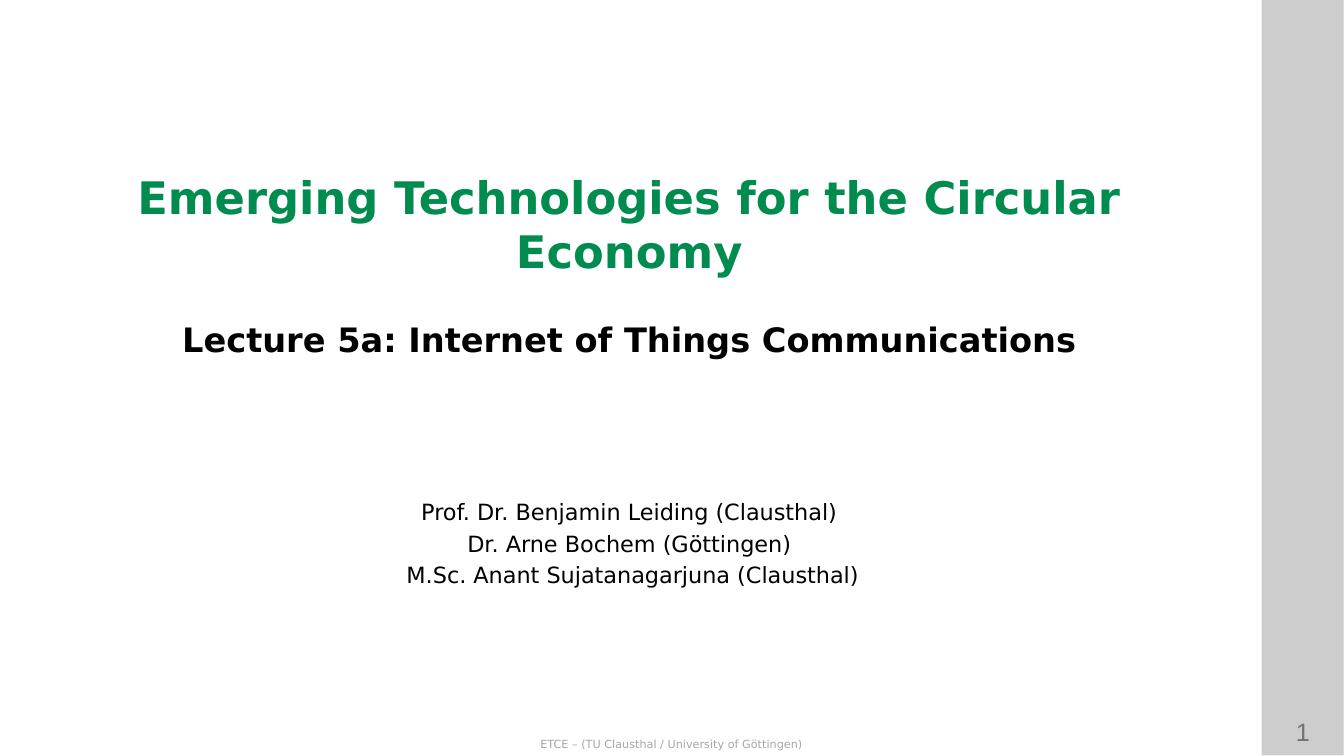
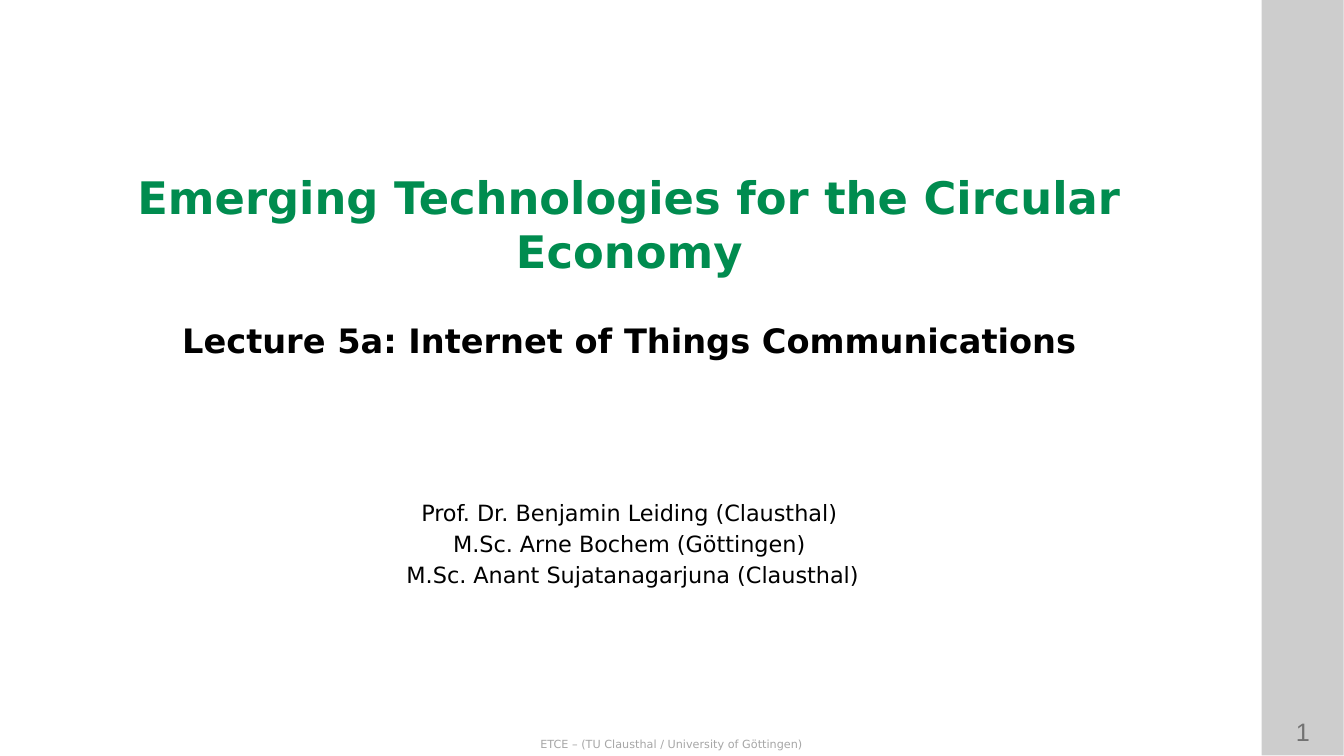
Before and after one commit to ETCE-LAB/teaching-material, a slide deck: slide 1 of Emerging-Technologies-for-the-Circular-Economy/ETCE-L05a-IoT-Communications.pptx. Drawn at 1344x756 pixels with LibreOffice and Linux fonts; fonts in the diff are those of the drawing; background and template pictures are left out. Boxes give left, top, right and bottom in pixels: in the first picture for what was removed or moved away, otherwise in the second. Text is boxed around its words. In the diff, an @@ line names an element or a change of style, - is before the commit and + after.

Commit message:
Removed Arne's PhD title for now :(

```diff
--- a/Emerging-Technologies-for-the-Circular-Economy/ETCE-L05a-IoT-Communications.pptx
+++ b/Emerging-Technologies-for-the-Circular-Economy/ETCE-L05a-IoT-Communications.pptx
@@ text at bbox=[453, 535, 805, 557]: text changed @@
-Dr. Arne Bochem (Göttingen)
+M.Sc. Arne Bochem (Göttingen)
```
Also in this commit, not shown: 3 other files.
